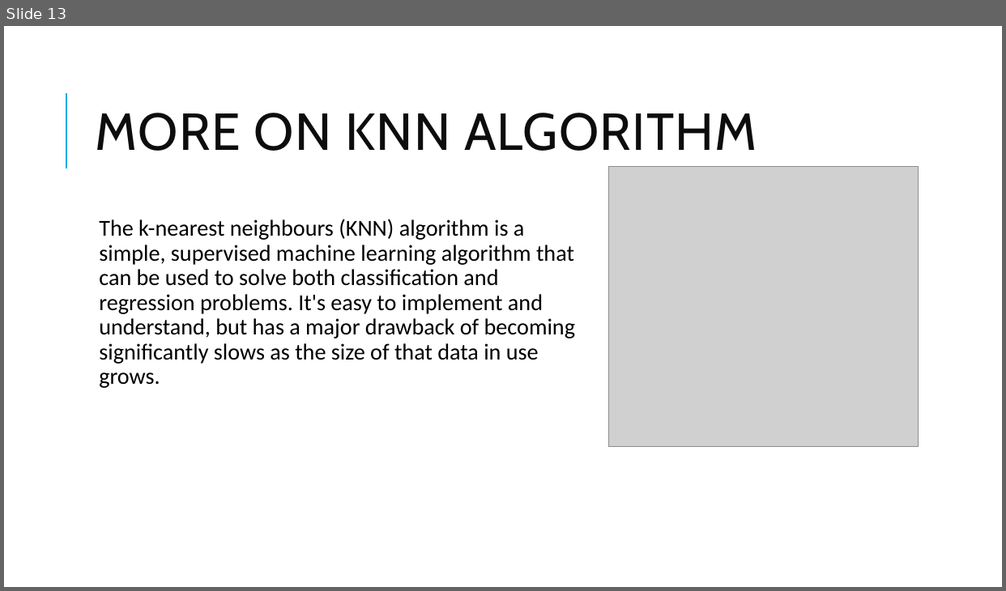
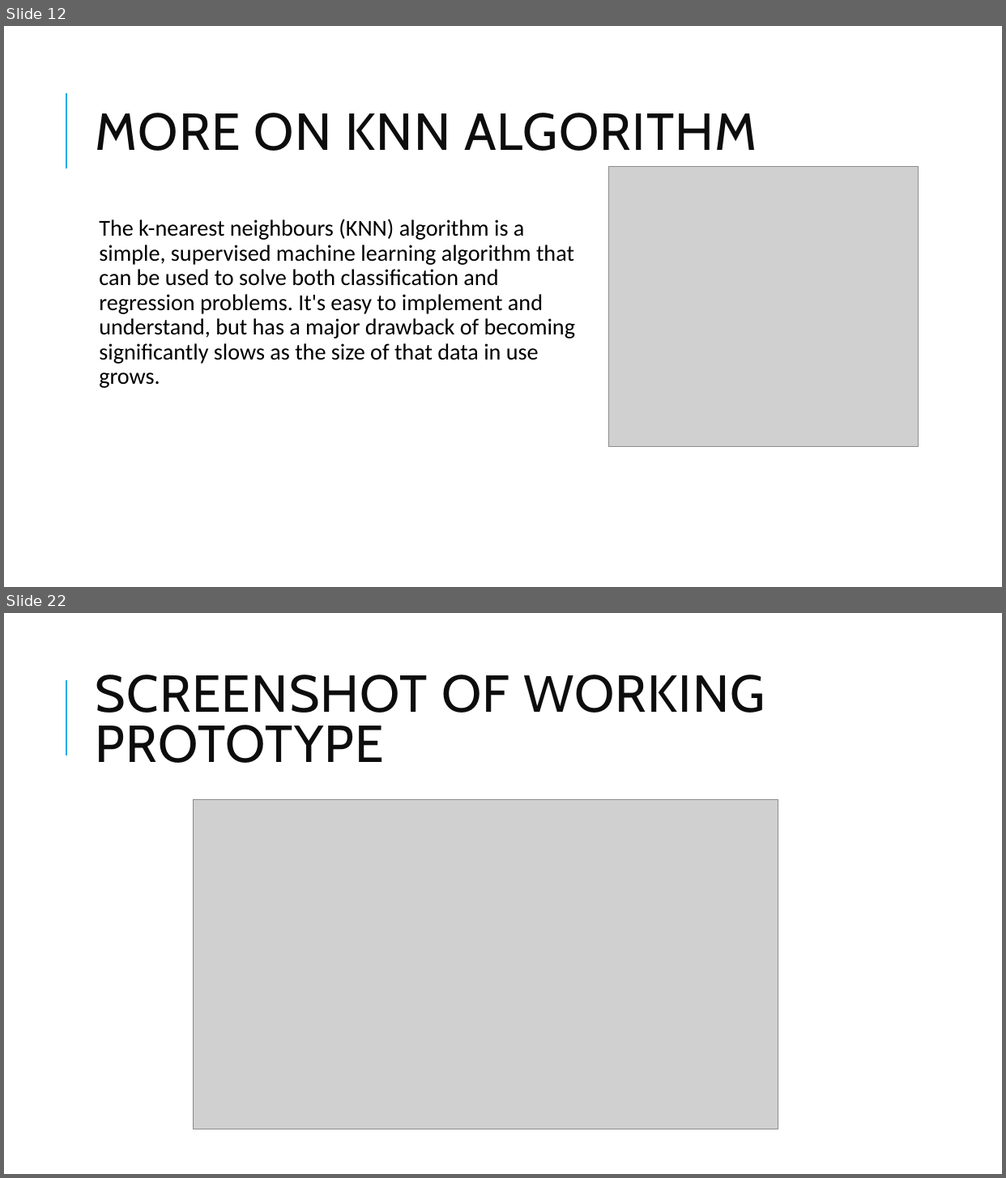
Before and after one commit to adarshdwivedi123/projectchecking, a slide deck: Project Presentation.pptx. Shown one above the other, each under a label of ours: slide 13 before the commit, slides 12 and 22 after it; the slides between them are not shown. The pictures are 1006x591 and 1006x1178 pixels, drawn with LibreOffice and Linux fonts; fonts in the diff are those of the drawing; grey boxes stand for pictures. Boxes give left, top, right and bottom in pixels: in the first picture for what was removed or moved away, otherwise in the second. Text is boxed around its words. In the diff, an @@ line names an element or a change of style, - is before the commit and + after.

```diff
--- a/Project Presentation.pptx
+++ b/Project Presentation.pptx
@@ slide 22 added at [4, 613, 1002, 1174], background #FFFFFF; not listed: 1 template element that a slide beside it also shows @@
@@ title added at [96, 675, 765, 763], 50 pt, text #0D0D0D @@
+SCREENSHOT OF WORKING PROTOTYPE
@@ picture added at [193, 800, 778, 1130] @@
@@ what was slide 13 is now slide 12 @@
```
Also in this commit, not shown: 1 slide changed, 11 other slides added, 1 other file.
